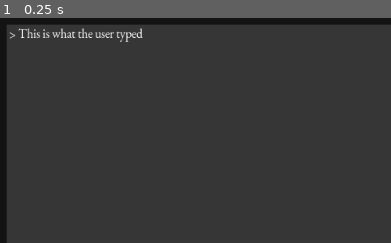
Above: before the commit, frame 1.
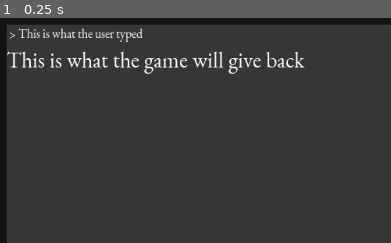
Above: after the commit, the same moment.

Repository: philipuriarte/Godot-Retro-Text-Adventure-Tutorial
Game: Godot game, scene res://game.tscn
The game is run twice, just before and just after one commit, with the same random seed, the same clock (stepped at 60 frames per second) and the same inputs.
Inputs:
- Up to frame 1 (0.25 s): no input
The pictures show only the part of the screen within x 0-50%, y 0-50%; the shares and areas given below are measured in that part.

The runs differ from the first frame. In frame 1, 1.9% of the frame differs, in the area x 1-79%, y 14-25%.

Commit message:
Add text to Response

Diff:
--- a/game.tscn
+++ b/game.tscn
@@ -75,6 +75,7 @@
 margin_right = 984.0
 margin_bottom = 64.0
 custom_fonts/font = ExtResource( 2 )
+text = "This is what the game will give back"
 
 [node name="InputArea" type="PanelContainer" parent="Background/MarginContainer/Rows"]
 margin_top = 500.0
